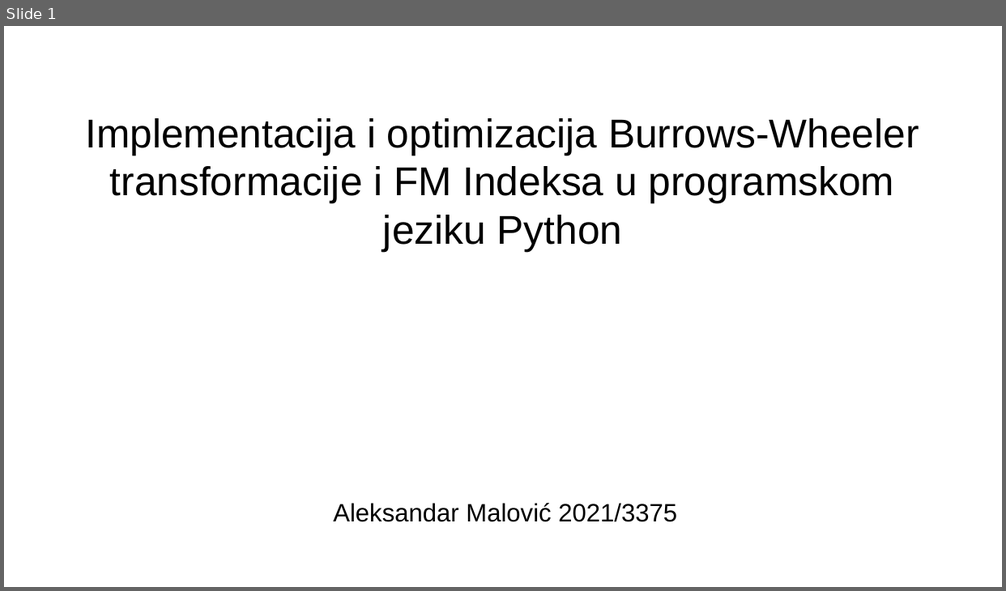
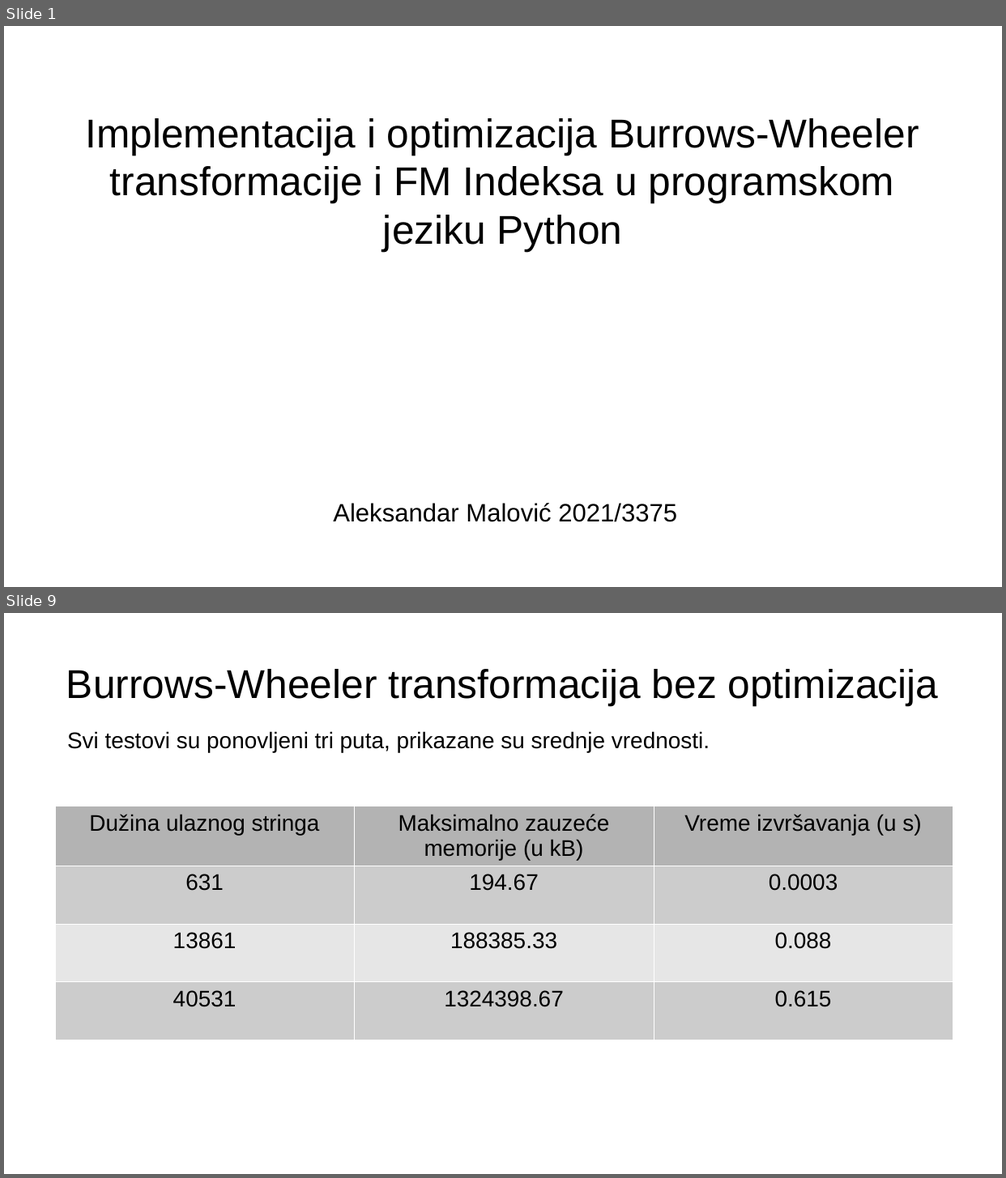
Before and after one commit to MalovicAleksandar/gi2022-ma213375m-projzad4, a slide deck: prezentacija.pptx. Shown one above the other, each under a label of ours: slide 1 before the commit, slides 1 and 9 after it; the slides between them are not shown. The pictures are 1006x591 and 1006x1178 pixels, drawn with LibreOffice and Linux fonts; fonts in the diff are those of the drawing. Boxes give left, top, right and bottom in pixels: in the first picture for what was removed or moved away, otherwise in the second. Text is boxed around its words. In the diff, an @@ line names an element or a change of style, - is before the commit and + after.

```diff
--- a/prezentacija.pptx
+++ b/prezentacija.pptx
@@ slide 9 added at (x1=4, y1=613, x2=1002, y2=1174), background #FFFFFF @@
@@ text added at (x1=66, y1=669, x2=938, y2=705), 32 pt, text #000000 @@
+Burrows-Wheeler transformacija bez optimizacija
@@ text added at (x1=67, y1=731, x2=710, y2=752), 18 pt, text #000000 @@
+Svi testovi su ponovljeni tri puta, prikazane su srednje vrednosti.
@@ table added at (x1=55, y1=806, x2=954, y2=1155), 4 rows, 3 columns @@
+Dužina ulaznog stringa | Maksimalno zauzeće memorije (u kB) | Vreme izvršavanja (u s)
+631 | 194.67 | 0.0003
+13861 | 188385.33 | 0.088
+40531 | 1324398.67 | 0.615
```
Also in this commit, not shown: 6 slides changed, 28 other slides added, 1 other file.
